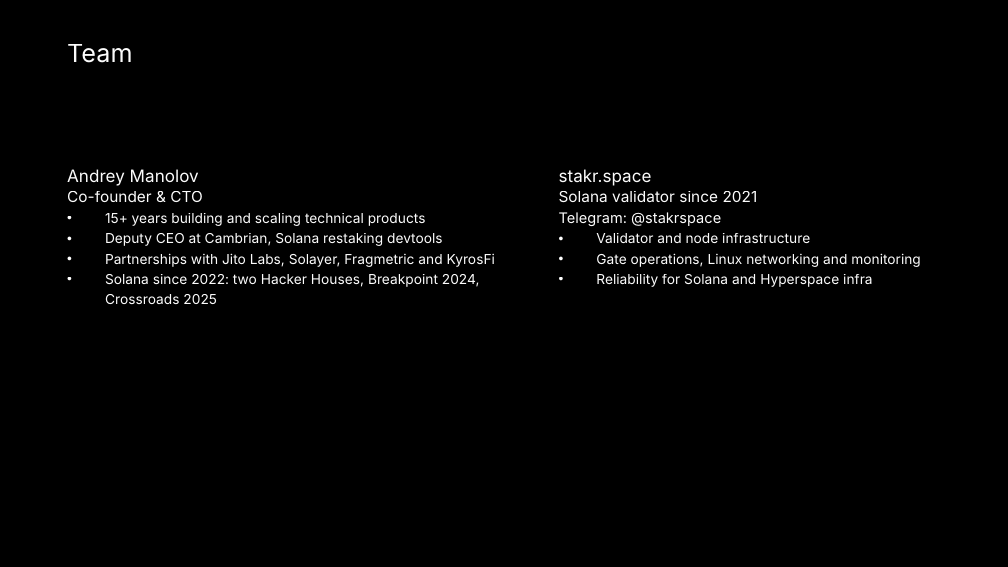
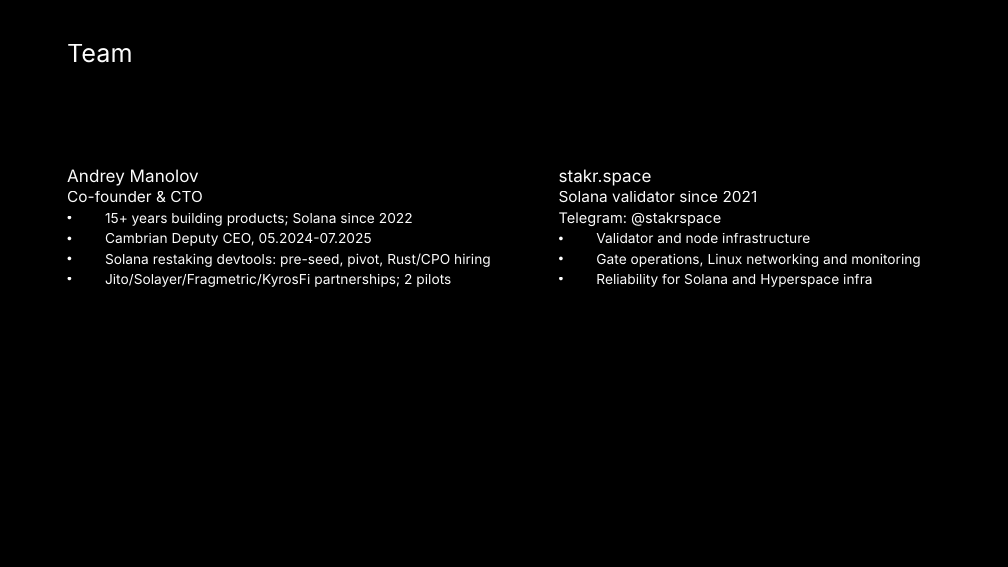
Before and after one commit to hyperspace-zone/hyperspace-agent-vpn-demo, a slide deck: slide 9 of docs/hyperspace-frontier-pitch-video-deck.pptx. Drawn at 1008x567 pixels with LibreOffice and Linux fonts; fonts in the diff are those of the drawing. Boxes give left, top, right and bottom in pixels: in the first picture for what was removed or moved away, otherwise in the second. Text is boxed around its words. In the diff, an @@ line names an element or a change of style, - is before the commit and + after.

Commit message:
Update pitch team slide

```diff
--- a/docs/hyperspace-frontier-pitch-video-deck.pptx
+++ b/docs/hyperspace-frontier-pitch-video-deck.pptx
@@ text at box(105, 213, 491, 287): text changed @@
-• 15+ years building and scaling technical products
-• Deputy CEO at Cambrian, Solana restaking devtools
-• Partnerships with Jito Labs, Solayer, Fragmetric and KyrosFi
-• Solana since 2022: two Hacker Houses, Breakpoint 2024, Crossroads 2025
+• 15+ years building products; Solana since 2022
+• Cambrian Deputy CEO, 05.2024-07.2025
+• Solana restaking devtools: pre-seed, pivot, Rust/CPO hiring
+• Jito/Solayer/Fragmetric/KyrosFi partnerships; 2 pilots
```
Also in this commit, not shown: 1 other file.
